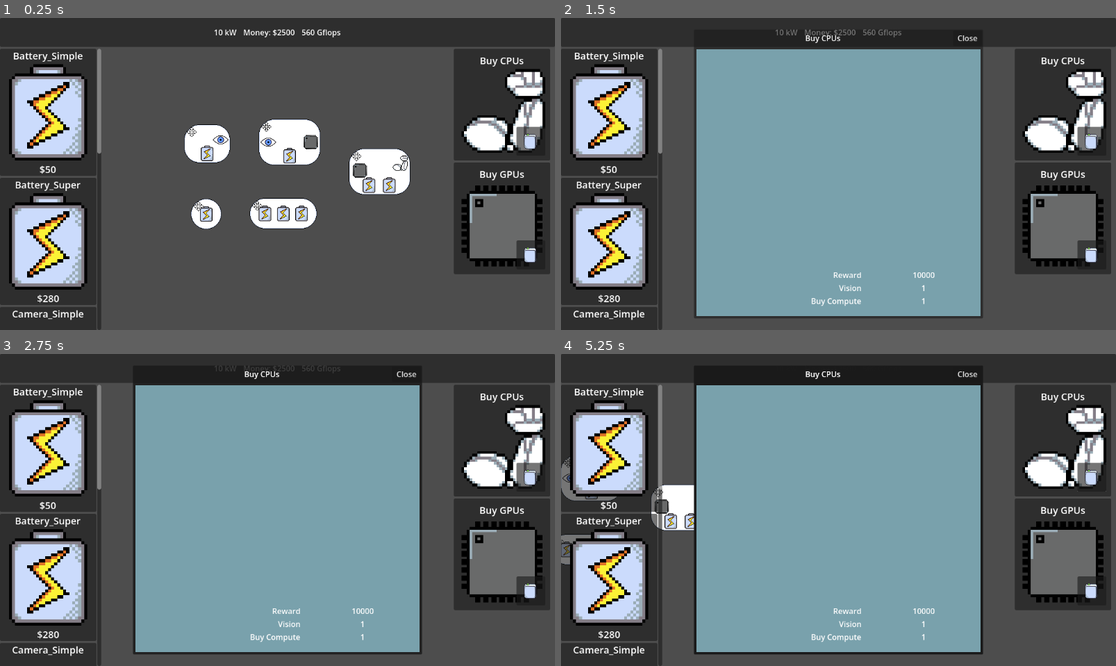
Above: before the commit, frames 1-4 (two rows, left to right).
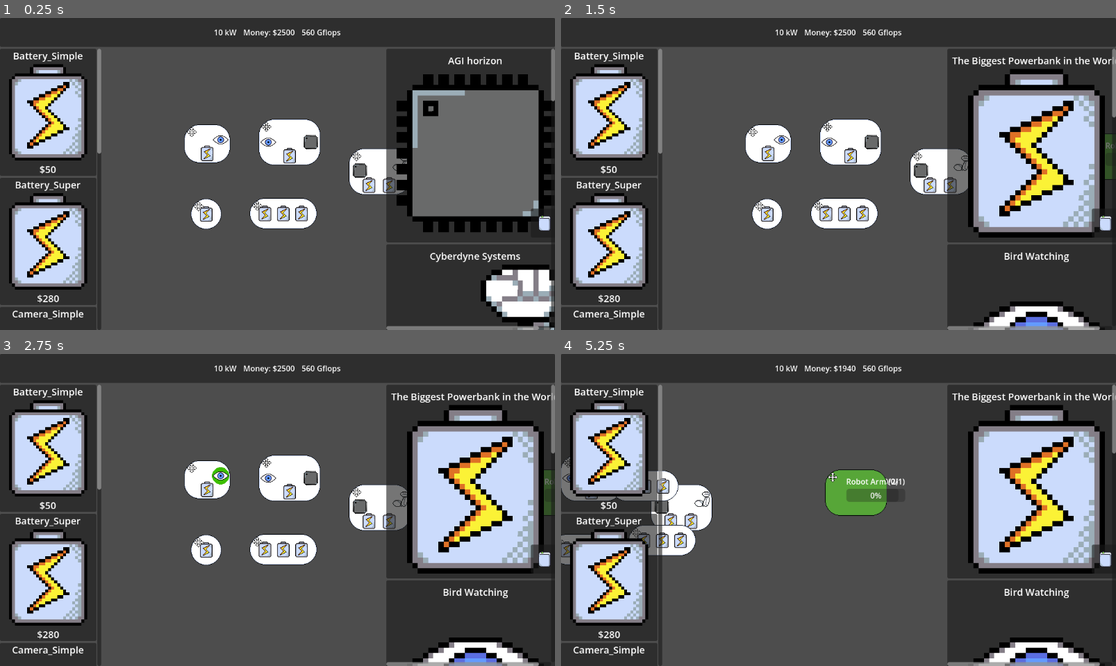
Above: after the commit, the same moments.

Repository: ARCsweden/GameJam2026SpringB
Game: Godot game, scene res://Scenes/Game/Game.tscn
Two runs of this game, one before a commit and one after it. Both use one fixed random seed, a clock stepped at 60 frames per second and the inputs below. The engine's default icon, where the game draws it, is replaced by a stand-in: a white triangle on a blue panel in a dark square.
Inputs (mouse positions are in pixels of both pictures, inside the frame that each line leads up to):
- Up to frame 1 (0.25 s): no input
- Up to frame 2 (1.5 s): click (1093, 142) at 0.52 s; click (1093, 142) at 1.27 s
- Up to frame 3 (2.75 s): tap Enter at 2 s; drag from (205, 550) to (222, 475) at 2.02 s
- Up to frame 4 (5.25 s): tap Space at 2.75, 5 s; drag from (760, 541) to (783, 475) at 2.77 s; tap Enter at 3.5 s; move the mouse to (827, 550) at 3.52 s; hold Right (pan_right) 3.53-4.25 s; click (827, 550) at 3.67 s; drag from (588, 550) to (616, 478) at 4.27 s; drag from (605, 550) to (699, 500) at 5.02 s

The runs differ from the first frame. In frame 1, 24% of the frame differs, in the area x 69-100%, y 9-100%; in frame 2, 64%; in frame 3, 64%; in frame 4, 66%, in the area x 9-100%, y 3-100%.

Commit message:
l

Diff:
--- a/Resources/Goals/goal_buy_compute_repeat.tres
+++ b/Resources/Goals/goal_buy_compute_repeat.tres
@@ -4,6 +4,7 @@
 [ext_resource type="Script" uid="uid://cmyshpwolbips" path="res://Scripts/GoalData.gd" id="2_16xkn"]
 [ext_resource type="PackedScene" uid="uid://darq3a7grvg6n" path="res://Scenes/Game/Nodes/investor_passive.tscn" id="3_c4l6b"]
 [ext_resource type="Script" uid="uid://dbspp5vxa5rfs" path="res://Scripts/GoalRequirement.gd" id="4_7ij7i"]
+[ext_resource type="Resource" uid="uid://bmofrqwlwjta7" path="res://Resources/Goals/Requirements/req_compute.tres" id="5_16xkn"]
 
 [resource]
 script = ExtResource("2_16xkn")
@@ -17,4 +18,5 @@
 goal_text = "The investor looks around your office critically, before deciding that your sense of interior design is ad …(469 unchanged characters)…
 
 Just keep smiling as long as they keep paying."
+requirements = Array[ExtResource("4_7ij7i")]([ExtResource("5_16xkn")])
 metadata/_custom_type_script = "uid://cmyshpwolbips"
--- a/Resources/Goals/goal_buy_motion_repeat.tres
+++ b/Resources/Goals/goal_buy_motion_repeat.tres
@@ -1,14 +1,16 @@
-[gd_resource type="Resource" script_class="GoalData" format=3 uid="uid://b4pofk4h0cyt1"]
+[gd_resource type="Resource" script_class="GoalData" format=3 uid="uid://bqpj78wu15i4a"]
 
 [ext_resource type="Texture2D" uid="uid://cbh58ek5y54tv" path="res://Assets/Art/arm.png" id="1_g8b5h"]
 [ext_resource type="Script" uid="uid://cmyshpwolbips" path="res://Scripts/GoalData.gd" id="2_nqvn3"]
 [ext_resource type="PackedScene" uid="uid://darq3a7grvg6n" path="res://Scenes/Game/Nodes/investor_passive.tscn" id="3_g8b5h"]
 [ext_resource type="Script" uid="uid://dbspp5vxa5rfs" path="res://Scripts/GoalRequirement.gd" id="4_rs52l"]
+[ext_resource type="Resource" uid="uid://cywxah62c0k2o" path="res://Resources/Goals/Requirements/req_arm.tres" id="5_nqvn3"]
 
 [resource]
 script = ExtResource("2_nqvn3")
 goal_id = "buy_motion_repeat"
 description = "Cyberdyne Systems"
+reward_amount = 1000
 is_repeatable = true
 target_multiplier = 1.1
 reward_multiplier = 1.1
@@ -21,4 +23,5 @@
 \"Anything you have that moves will do. Tanks and fighter jets would be great, but we can do Roombas too.\"
 
 \"Sure...\""
+requirements = Array[ExtResource("4_rs52l")]([ExtResource("5_nqvn3")])
 metadata/_custom_type_script = "uid://cmyshpwolbips"
--- a/Resources/Goals/goal_buy_power_repeat.tres
+++ b/Resources/Goals/goal_buy_power_repeat.tres
@@ -4,6 +4,7 @@
 [ext_resource type="Script" uid="uid://cmyshpwolbips" path="res://Scripts/GoalData.gd" id="2_6ulp2"]
 [ext_resource type="PackedScene" uid="uid://darq3a7grvg6n" path="res://Scenes/Game/Nodes/investor_passive.tscn" id="3_41q5f"]
 [ext_resource type="Script" uid="uid://dbspp5vxa5rfs" path="res://Scripts/GoalRequirement.gd" id="4_0ifgg"]
+[ext_resource type="Resource" uid="uid://dlu8g5oq1dgnv" path="res://Resources/Goals/Requirements/req_battery.tres" id="5_6ulp2"]
 
 [resource]
 script = ExtResource("2_6ulp2")
@@ -17,4 +18,5 @@
 goal_text = "\"I'm Mr. Guy Herrman, and I run an investment fund for developing powerbanks.\" The investor is a tall an …(260 unchanged characters)…
 
 \"Where others focus on portability and efficiency, we are solely interested in the one thing that matters: capacity. Prove that your machine hall can provide what we need, and we will keep investing in you to further your efforts. You can never have enough power!\""
+requirements = Array[ExtResource("4_0ifgg")]([ExtResource("5_6ulp2")])
 metadata/_custom_type_script = "uid://cmyshpwolbips"
--- a/Resources/Goals/goal_buy_vision_repeat.tres
+++ b/Resources/Goals/goal_buy_vision_repeat.tres
@@ -4,6 +4,7 @@
 [ext_resource type="Script" uid="uid://cmyshpwolbips" path="res://Scripts/GoalData.gd" id="2_tjfsk"]
 [ext_resource type="PackedScene" uid="uid://darq3a7grvg6n" path="res://Scenes/Game/Nodes/investor_passive.tscn" id="3_fj7hg"]
 [ext_resource type="Script" uid="uid://dbspp5vxa5rfs" path="res://Scripts/GoalRequirement.gd" id="4_cw0i6"]
+[ext_resource type="Resource" uid="uid://2o1b6rg7adwf" path="res://Resources/Goals/Requirements/req_camera.tres" id="5_tjfsk"]
 
 [resource]
 script = ExtResource("2_tjfsk")
@@ -23,4 +24,5 @@
 Hurriedly stepping in before you have to live through another two hour tirade about bird watching and its apparent challenge, you interrupt him. \"Maybe a demonstration is in order? I can provide a lot of cameras, enough to cover every angle of even larger birds.\"
 
 \"Hrm, we shall see.\" Oberfelt still doesn't look fully convinced, but he does reach for his check book."
+requirements = Array[ExtResource("4_cw0i6")]([ExtResource("5_tjfsk")])
 metadata/_custom_type_script = "uid://cmyshpwolbips"
--- a/Resources/Goals/goal_compute_repeat.tres
+++ b/Resources/Goals/goal_compute_repeat.tres
@@ -4,6 +4,7 @@
 [ext_resource type="Script" uid="uid://cmyshpwolbips" path="res://Scripts/GoalData.gd" id="2_4dicv"]
 [ext_resource type="PackedScene" uid="uid://bap75ypl22mi8" path="res://Scenes/Game/Nodes/investor_compute.tscn" id="3_4dicv"]
 [ext_resource type="Script" uid="uid://dbspp5vxa5rfs" path="res://Scripts/GoalRequirement.gd" id="4_ck8bq"]
+[ext_resource type="Resource" uid="uid://bmofrqwlwjta7" path="res://Resources/Goals/Requirements/req_compute.tres" id="5_4dicv"]
 
 [resource]
 script = ExtResource("2_4dicv")
@@ -19,4 +20,5 @@
 
 \"Mining ain't for the faint of heart. It's a dog eat dog world out there. Gonna need some powerful gear to live up to what we need.\" She brightens. \"If you manage, we'll throw in a complimentary lemonade along with the reward. Deal?\""
 logic_type = 0
+requirements = Array[ExtResource("4_ck8bq")]([ExtResource("5_4dicv")])
 metadata/_custom_type_script = "uid://cmyshpwolbips"
--- a/Resources/Goals/goal_motion_repeat.tres
+++ b/Resources/Goals/goal_motion_repeat.tres
@@ -4,6 +4,7 @@
 [ext_resource type="Texture2D" uid="uid://cbh58ek5y54tv" path="res://Assets/Art/arm.png" id="1_qty45"]
 [ext_resource type="PackedScene" uid="uid://bs4vg30lta46q" path="res://Scenes/Game/Nodes/investor_arm.tscn" id="3_d20d2"]
 [ext_resource type="Script" uid="uid://dbspp5vxa5rfs" path="res://Scripts/GoalRequirement.gd" id="4_d20d2"]
+[ext_resource type="Resource" uid="uid://cywxah62c0k2o" path="res://Resources/Goals/Requirements/req_arm.tres" id="5_px5h4"]
 
 [resource]
 script = ExtResource("1_pruad")
@@ -29,4 +30,5 @@
 
 Håkan returns your blank look. \"How else am I going to keep the hamster wheels spinning?\""
 logic_type = 0
+requirements = Array[ExtResource("4_d20d2")]([ExtResource("5_px5h4")])
 metadata/_custom_type_script = "uid://cmyshpwolbips"
--- a/Resources/Goals/goal_power_repeat.tres
+++ b/Resources/Goals/goal_power_repeat.tres
@@ -4,6 +4,7 @@
 [ext_resource type="Texture2D" uid="uid://dahr6hr820ouk" path="res://Assets/Art/power.png" id="1_a3brp"]
 [ext_resource type="PackedScene" uid="uid://csjdfpg7vlx45" path="res://Scenes/Game/Nodes/investor_power.tscn" id="3_1cse8"]
 [ext_resource type="Script" uid="uid://dbspp5vxa5rfs" path="res://Scripts/GoalRequirement.gd" id="4_mq80e"]
+[ext_resource type="Resource" uid="uid://dlu8g5oq1dgnv" path="res://Resources/Goals/Requirements/req_battery.tres" id="5_kio0h"]
 
 [resource]
 script = ExtResource("1_8e3k1")
@@ -24,4 +25,5 @@
 \"For this, I need you to send all your spare power to me. It's the best use of it, trust me.\"
 "
 logic_type = 0
+requirements = Array[ExtResource("4_mq80e")]([ExtResource("5_kio0h")])
 metadata/_custom_type_script = "uid://cmyshpwolbips"
--- a/Resources/Goals/goal_vision_repeat.tres
+++ b/Resources/Goals/goal_vision_repeat.tres
@@ -4,6 +4,7 @@
 [ext_resource type="Script" uid="uid://cmyshpwolbips" path="res://Scripts/GoalData.gd" id="1_fiyra"]
 [ext_resource type="PackedScene" uid="uid://dmh0ovt7x0b1w" path="res://Scenes/Game/Nodes/investor_vision.tscn" id="3_3kwa5"]
 [ext_resource type="Script" uid="uid://dbspp5vxa5rfs" path="res://Scripts/GoalRequirement.gd" id="4_qp511"]
+[ext_resource type="Resource" uid="uid://2o1b6rg7adwf" path="res://Resources/Goals/Requirements/req_camera.tres" id="5_qp511"]
 
 [resource]
 script = ExtResource("1_fiyra")
@@ -23,4 +24,5 @@
 
 The deal from the surveilance state looms on your desk."
 logic_type = 0
+requirements = Array[ExtResource("4_qp511")]([ExtResource("5_qp511")])
 metadata/_custom_type_script = "uid://cmyshpwolbips"
--- a/Resources/Store/Arm_Simple.tres
+++ b/Resources/Store/Arm_Simple.tres
@@ -9,5 +9,5 @@
 module_name = "Arm_Simple"
 cost = 1000
 packed_scene = ExtResource("2_4hx6n")
-action_tag = "arm"
+action_tag = "MOTION"
 icon = ExtResource("1_44bfj")
--- a/Resources/Store/Battery_Simple.tres
+++ b/Resources/Store/Battery_Simple.tres
@@ -9,5 +9,5 @@
 module_name = "Battery_Simple"
 cost = 50
 packed_scene = ExtResource("2_r2ttp")
-action_tag = "battery"
+action_tag = "POWER"
 icon = ExtResource("1_teoel")
--- a/Resources/Store/Battery_Super.tres
+++ b/Resources/Store/Battery_Super.tres
@@ -9,5 +9,5 @@
 module_name = "Battery_Super"
 cost = 280
 packed_scene = ExtResource("2_olb0w")
-action_tag = "battery_super"
+action_tag = "POWER"
 icon = ExtResource("1_ni546")
--- a/Resources/Store/Camera_Simple.tres
+++ b/Resources/Store/Camera_Simple.tres
@@ -9,5 +9,5 @@
 module_name = "Camera_Simple"
 cost = 200
 packed_scene = ExtResource("2_ma6wc")
-action_tag = "camera"
+action_tag = "VISION"
 icon = ExtResource("1_5vhja")
--- a/Resources/Store/Compute.tres
+++ b/Resources/Store/Compute.tres
@@ -9,5 +9,5 @@
 module_name = "Compute"
 cost = 200
 packed_scene = ExtResource("2_17gx7")
-action_tag = "compute"
+action_tag = "COMPUTE"
 icon = ExtResource("1_m7fxb")
--- a/Resources/Store/Object_Detection.tres
+++ b/Resources/Store/Object_Detection.tres
@@ -9,5 +9,5 @@
 module_name = "Object_Detection"
 cost = 50
 packed_scene = ExtResource("2_vkh2w")
-action_tag = "object_detection"
+action_tag = "OBJECT_DETECTION"
 icon = ExtResource("1_iy2ee")
--- a/Scenes/Game/Game.tscn
+++ b/Scenes/Game/Game.tscn
@@ -4,12 +4,28 @@
 [ext_resource type="Resource" uid="uid://rcxdu7ar0peg" path="res://Resources/Goal1.tres" id="2_3586x"]
 [ext_resource type="PackedScene" uid="uid://c07fpo7nlye7n" path="res://Scenes/Game/GUI.tscn" id="2_gwu2e"]
 [ext_resource type="Resource" uid="uid://bbpn4wl0wonps" path="res://Resources/Goal2.tres" id="3_10ki7"]
+[ext_resource type="Resource" uid="uid://blotwb6fft0u7" path="res://Resources/Goals/goal_buy_compute_repeat.tres" id="4_y3kpf"]
+[ext_resource type="Resource" uid="uid://bqpj78wu15i4a" path="res://Resources/Goals/goal_buy_motion_repeat.tres" id="5_3k6gv"]
+[ext_resource type="Resource" uid="uid://dxjgwcv3i7hp0" path="res://Resources/Goals/goal_buy_power_repeat.tres" id="6_gvja8"]
+[ext_resource type="Resource" uid="uid://b0td447lf2q4y" path="res://Resources/Goals/goal_buy_vision_repeat.tres" id="7_m1o7v"]
+[ext_resource type="Resource" uid="uid://dwoaf8rgo1ncm" path="res://Resources/Goals/goal_compute_repeat.tres" id="8_ti1oi"]
+[ext_resource type="Resource" uid="uid://xtfloqlj6r2m" path="res://Resources/Goals/goal_motion_repeat.tres" id="9_edkrd"]
+[ext_resource type="Resource" uid="uid://c7dkpvwvghu28" path="res://Resources/Goals/goal_power_repeat.tres" id="10_bsqcq"]
+[ext_resource type="Resource" uid="uid://0l8oqej2lhbb" path="res://Resources/Goals/goal_vision_repeat.tres" id="11_jf0ra"]
 
 [node name="Game" type="Node2D" unique_id=235563203]
 
 [node name="Schematic" parent="." unique_id=1559803732 instance=ExtResource("1_iukft")]
 cpu_goal = ExtResource("2_3586x")
 gpu_goal = ExtResource("3_10ki7")
+buy_compute_repeat = ExtResource("4_y3kpf")
+buy_motion_repeat = ExtResource("5_3k6gv")
+buy_power_repeat = ExtResource("6_gvja8")
+buy_vision_repeat = ExtResource("7_m1o7v")
+compute_repeat = ExtResource("8_ti1oi")
+motion_repeat = ExtResource("9_edkrd")
+power_repeat = ExtResource("10_bsqcq")
+vision_repeat = ExtResource("11_jf0ra")
 
 [node name="CanvasLayer" type="CanvasLayer" parent="." unique_id=1740658751]
 
--- a/Scenes/Game/Nodes/investor_power.tscn
+++ b/Scenes/Game/Nodes/investor_power.tscn
@@ -1,13 +1,9 @@
-[gd_scene format=3 uid="uid://bihoieu86gsax"]
+[gd_scene format=3 uid="uid://csjdfpg7vlx45"]
 
 [ext_resource type="PackedScene" uid="uid://ccnuk2wqctkw6" path="res://Scenes/Game/scematics_node.tscn" id="1_5otan"]
 [ext_resource type="Script" uid="uid://cqifnoensgc8o" path="res://Scenes/Game/Nodes/scematic_investor_node.gd" id="2_fxdsf"]
 [ext_resource type="PackedScene" uid="uid://papeltj4fgxv" path="res://Scenes/Game/node_slot.tscn" id="3_ve4qd"]
 [ext_resource type="Texture2D" uid="uid://dahr6hr820ouk" path="res://Assets/Art/power.png" id="4_5otan"]
-[ext_resource type="Script" uid="uid://y4yfi83dvdca" path="res://Scripts/GoalItemUI.gd" id="5_6r15c"]
-
-[sub_resource type="LabelSettings" id="LabelSettings_51kxl"]
-font_size = 10
 
 [node name="InvestorCompute" unique_id=1799637696 instance=ExtResource("1_5otan")]
 script = ExtResource("2_fxdsf")
@@ -19,20 +15,8 @@
 position = Vector2(23, 50)
 texture = ExtResource("4_5otan")
 
-[node name="VBoxContainer" type="VBoxContainer" parent="." index="3" unique_id=606330067]
-offset_left = 45.0
-offset_top = 29.0
+[node name="BarsContainer" type="VBoxContainer" parent="." index="3" unique_id=1404630179]
+offset_left = 44.0
+offset_top = 13.0
 offset_right = 115.0
-offset_bottom = 68.0
-script = ExtResource("5_6r15c")
-
-[node name="Label" type="Label" parent="VBoxContainer" index="0" unique_id=677681245]
-custom_minimum_size = Vector2(10, 10)
-layout_mode = 2
-label_settings = SubResource("LabelSettings_51kxl")
-autowrap_mode = 3
-
-[node name="ProgressBar" type="ProgressBar" parent="VBoxContainer" index="1" unique_id=251803453]
-custom_minimum_size = Vector2(10, 10)
-layout_mode = 2
-show_percentage = false
+offset_bottom = 84.0
--- a/Scenes/Game/Nodes/investor_vision.tscn
+++ b/Scenes/Game/Nodes/investor_vision.tscn
@@ -4,10 +4,6 @@
 [ext_resource type="Script" uid="uid://cqifnoensgc8o" path="res://Scenes/Game/Nodes/scematic_investor_node.gd" id="2_rvnpt"]
 [ext_resource type="PackedScene" uid="uid://papeltj4fgxv" path="res://Scenes/Game/node_slot.tscn" id="3_eh8m2"]
 [ext_resource type="Texture2D" uid="uid://dybjbmwqss7du" path="res://Assets/Art/vision.png" id="4_v3ebg"]
-[ext_resource type="Script" uid="uid://y4yfi83dvdca" path="res://Scripts/GoalItemUI.gd" id="5_5agom"]
-
-[sub_resource type="LabelSettings" id="LabelSettings_51kxl"]
-font_size = 10
 
 [node name="InvestorVision" unique_id=1799637696 instance=ExtResource("1_v3ebg")]
 script = ExtResource("2_rvnpt")
@@ -20,20 +16,8 @@
 texture = ExtResource("4_v3ebg")
 type = 1
 
-[node name="VBoxContainer" type="VBoxContainer" parent="." index="3" unique_id=606330067]
-offset_left = 45.0
-offset_top = 29.0
+[node name="BarsContainer" type="VBoxContainer" parent="." index="3" unique_id=152033091]
+offset_left = 44.0
+offset_top = 13.0
 offset_right = 115.0
-offset_bottom = 68.0
-script = ExtResource("5_5agom")
-
-[node name="Label" type="Label" parent="VBoxContainer" index="0" unique_id=677681245]
-custom_minimum_size = Vector2(10, 10)
-layout_mode = 2
-label_settings = SubResource("LabelSettings_51kxl")
-autowrap_mode = 3
-
-[node name="ProgressBar" type="ProgressBar" parent="VBoxContainer" index="1" unique_id=251803453]
-custom_minimum_size = Vector2(10, 10)
-layout_mode = 2
-show_percentage = false
+offset_bottom = 84.0
--- a/Scenes/Game/schematic.gd
+++ b/Scenes/Game/schematic.gd
@@ -8,14 +8,30 @@
 
 @export var cpu_goal: GoalData
 @export var gpu_goal: GoalData
-#@export var comp_goal: GoalData
+@export var buy_compute_repeat: GoalData
+@export var buy_motion_repeat: GoalData
+@export var buy_power_repeat: GoalData
+@export var buy_vision_repeat: GoalData
+@export var compute_repeat: GoalData
+@export var motion_repeat: GoalData
+@export var power_repeat: GoalData
+@export var vision_repeat: GoalData
+
 
 func _ready() -> void:
 	EconomyManager.initialize_game(Constants.STARTING_MONEY)
 	#GoalManager.call_deferred("activate_single_goal",cpu_goal)
 	#GoalManager.call_deferred("activate_single_goal",gpu_goal)
-	GoalManager.call_deferred("unlock_goal_for_store",cpu_goal)
-	GoalManager.call_deferred("unlock_goal_for_store",gpu_goal)
+	GoalManager.call_deferred("unlock_goal_for_store",buy_compute_repeat)
+	GoalManager.call_deferred("unlock_goal_for_store",buy_motion_repeat)
+	GoalManager.call_deferred("unlock_goal_for_store",buy_power_repeat)
+	GoalManager.call_deferred("unlock_goal_for_store",buy_vision_repeat)
+	GoalManager.call_deferred("unlock_goal_for_store",compute_repeat)
+	GoalManager.call_deferred("unlock_goal_for_store",motion_repeat)
+	GoalManager.call_deferred("unlock_goal_for_store",power_repeat)
+	GoalManager.call_deferred("unlock_goal_for_store",vision_repeat)
+	#GoalManager.call_deferred("unlock_goal_for_store",cpu_goal)
+	#GoalManager.call_deferred("unlock_goal_for_store",gpu_goal)
 	#GoalManager.call_deferred("unlock_goal_for_store",comp_goal)
 	#GoalManager.unlock_goal_for_store(cpu_goal)
 	#GoalManager.unlock_goal_for_store(gpu_goal)
--- a/Scenes/UI/sidebars.tscn
+++ b/Scenes/UI/sidebars.tscn
@@ -384,7 +384,7 @@
 size_flags_horizontal = 10
 
 [node name="ScrollContainer" type="ScrollContainer" parent="GoalStore" unique_id=1151201094]
-custom_minimum_size = Vector2(210, 0)
+custom_minimum_size = Vector2(350, 0)
 layout_mode = 2
 
 [node name="GoalStoreGrid" type="GridContainer" parent="GoalStore/ScrollContainer" unique_id=1345384772]
